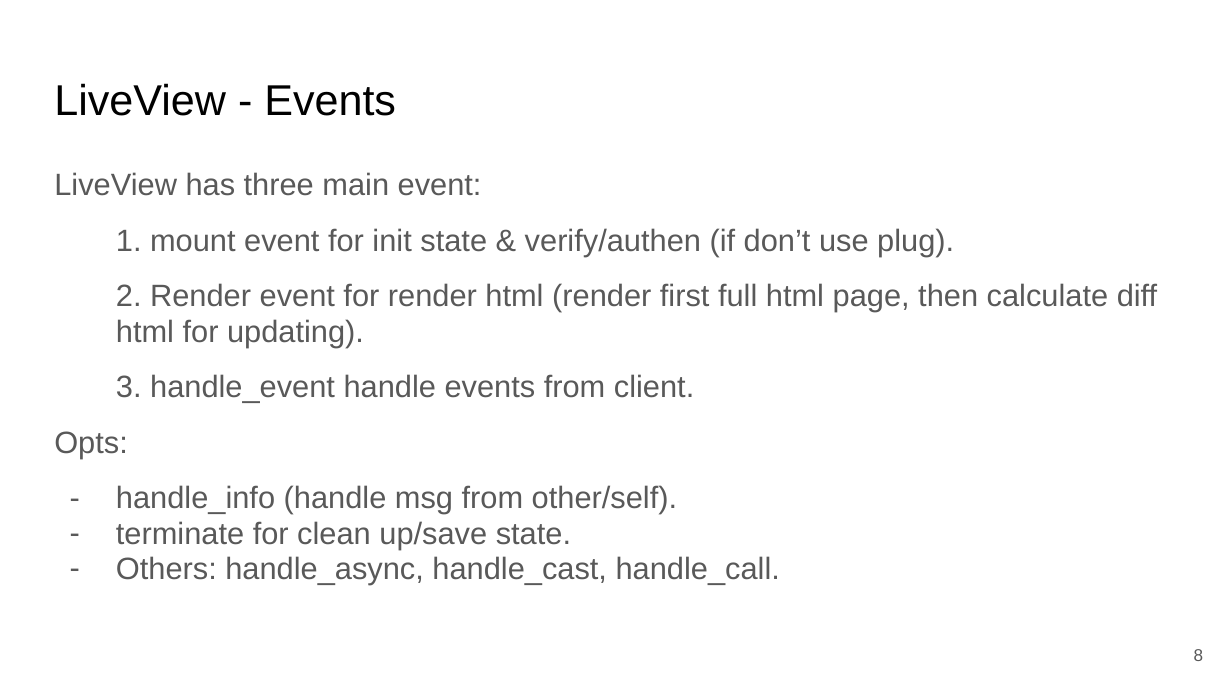
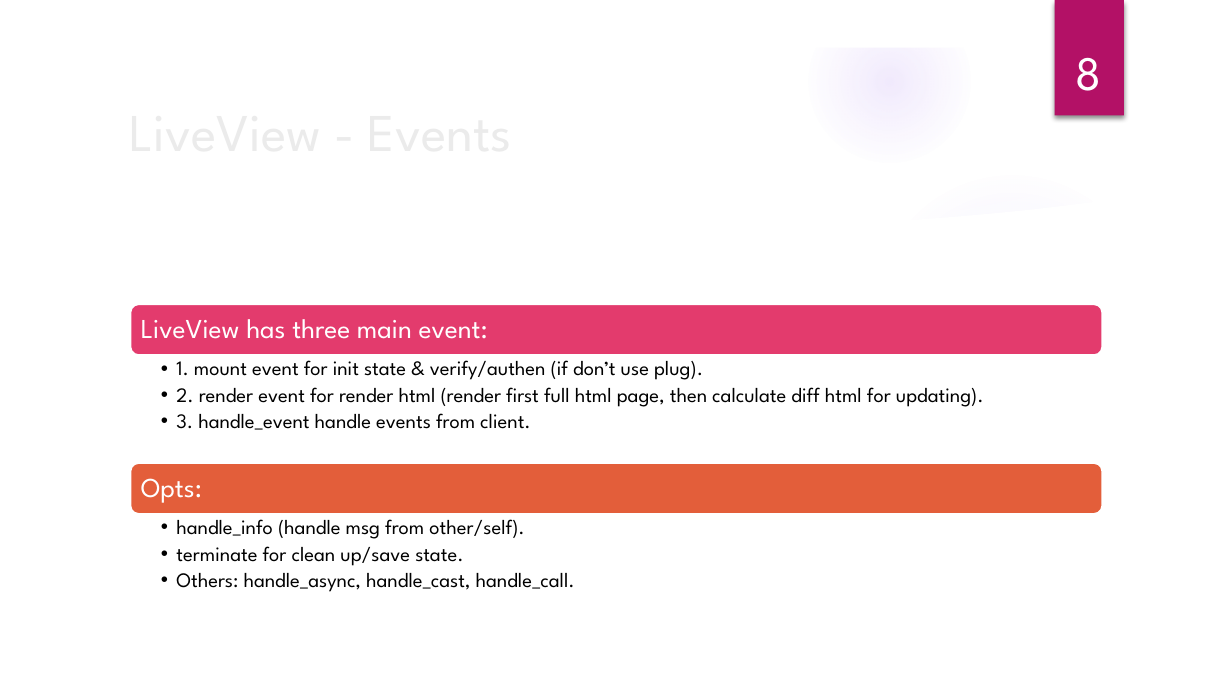
Before and after one commit to ohhi-vn/live_pub_demo, a slide deck: slide 8 of slide/Phoenix LiveView & Pubsub for Realtime & Scalable WebApp.pptx. Drawn at 1232x693 pixels with LibreOffice and Linux fonts; fonts in the diff are those of the drawing; background and template pictures are left out. Boxes give left, top, right and bottom in pixels: in the first picture for what was removed or moved away, otherwise in the second. Text is boxed around its words. In the diff, an @@ line names an element or a change of style, - is before the commit and + after.

Commit message:
update slide

```diff
--- a/slide/Phoenix LiveView & Pubsub for Realtime & Scalable WebApp.pptx
+++ b/slide/Phoenix LiveView & Pubsub for Realtime & Scalable WebApp.pptx
@@ group added at [0, 0, 1232, 693]: 4 ellipses, 3 freeform shapes @@
@@ rectangle added at [1055, 0, 1124, 116], fill #B31166 @@
@@ page number: place and size @@
-page number at [1194, 649, 1204, 661]
+page number at [1075, 57, 1101, 91]
@@ page number at [1075, 57, 1101, 91]: size 10 to 28 pt, font Arial to League Spartan, text colour #595959 to #FFFFFF; alignment right to centre; line spacing 1 to 0.9; more space between paragraphs; vertical alignment middle to bottom @@
@@ title "LiveView - Events": place and size @@
-title "LiveView - Events" at [54, 83, 396, 116]
+title "LiveView - Events" at [117, 99, 1003, 170]
@@ title "LiveView - Events" at [117, 99, 1003, 170]: size 25.2 to 31 pt, font Arial to League Spartan, text colour #000000 to #EBEBEB; line spacing 1 to 0.9; vertical alignment top to middle @@
@@ text at [54, 172, 482, 196]: paragraph removed @@
-LiveView has three main event:
@@ text "1. mount event for init ...": place and size @@
-text "1. mount event for init ..." at [54, 172, 1158, 584]
+text "1. mount event for init ..." at [176, 360, 984, 430]
@@ text at [176, 387, 984, 407]: text changed; size 18 to 12 pt; font Arial to League Spartan; text colour #595959 to #000000 @@
-2. Render event for render html (render first full html page, then calculate diff html for updating).
+  • 2. render event for render html (render first full html page, then calculate diff html for updating).
@@ text at [176, 360, 703, 430]: size 18 to 12 pt, font Arial to League Spartan, text colour #595959 to #000000 in "1. mount event for init state & ...", "3. handle_event handle events from client."; bullet none to •; list level 1 to 2 in "1. mount event for init ..."; line spacing 0.95 to 0.9; list level 1 to 2 in "3. handle_event handle events from ..." @@
@@ text at [54, 431, 780, 584]: paragraphs removed @@
-Opts:
-– handle_info (handle msg from other/self).
-– terminate for clean up/save state.
-– Others: handle_async, handle_cast, handle_call.
@@ group added at [131, 304, 1103, 592]: 3 texts, 2 rounded rectangles @@
+LiveView has three main event:
+Opts:
+  • handle_info (handle msg from other/self).
+  • terminate for clean up/save state.
+  • Others: handle_async, handle_cast, handle_call.
```
Also in this commit, not shown: 16 other slides changed, 4 slides added, 3 slides removed, 2 other files.
